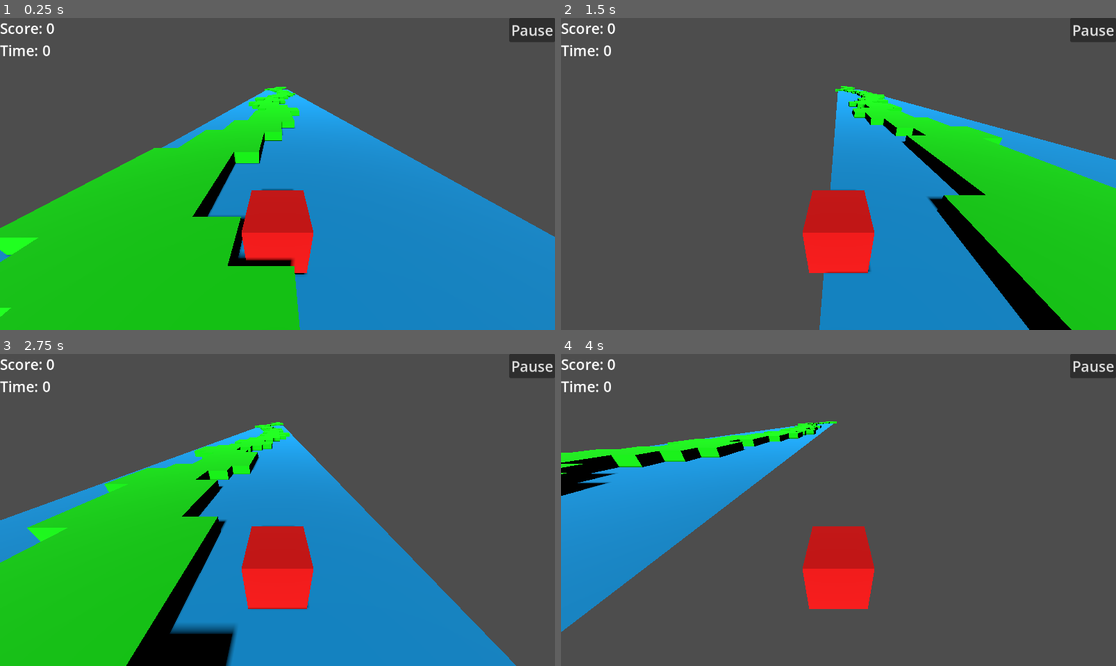
Above: before the commit, frames 1-4 (two rows, left to right).
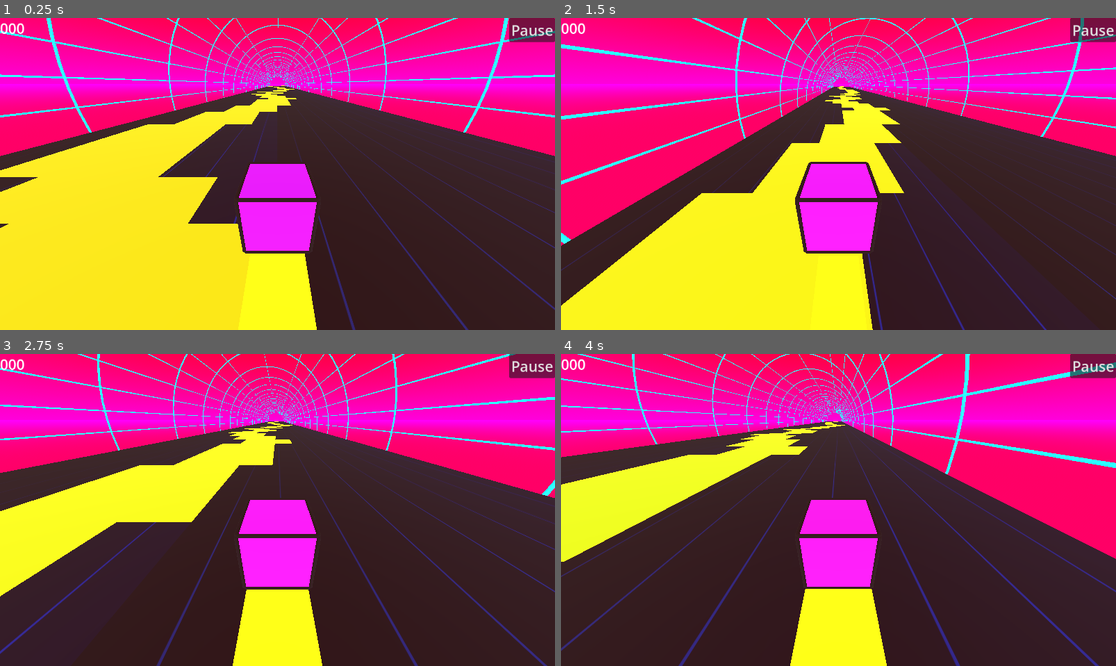
Above: after the commit, the same moments.

Repository: RajaUzaam/path
Game: Godot game, scene res://main.tscn
Two runs of this game, one before a commit and one after it. Both use one fixed random seed, a clock stepped at 60 frames per second and the inputs below.
Inputs (mouse positions are in pixels of both pictures, inside the frame that each line leads up to):
- Up to frame 1 (0.25 s): no input
- Up to frame 2 (1.5 s): tap Enter (ui_accept) at 0.5, 0.6, 0.77, 1.07, 1.35 s; move the mouse to (960, 158) at 0.52 s; hold D (right) 0.53-1.28 s; click (960, 158) at 0.67 s; move the mouse to (727, 189) at 1.27 s; hold A (left) from 1.28 s (still down)
- Up to frame 3 (2.75 s): tap Enter (ui_accept) at 1.52, 1.82, 2.1 s; move the mouse to (333, 441) at 2.02 s; release A (left) at 2.03 s; hold D (right) from 2.03 s (still down)
- Up to frame 4 (4 s): move the mouse to (810, 572) at 2.77 s; tap Enter (ui_accept) at 2.85, 3.02, 3.32, 3.6, 3.77 s; click (810, 572) at 2.92 s; move the mouse to (1005, 556) at 3.52 s; release D (right) at 3.53 s; hold A (left) from 3.53 s (still down)

The runs differ from the first frame. In frame 1, 100% of the frame differs, in the area x 0-100%, y 0-100%; in frame 2, 100%; in frame 3, 100%; in frame 4, 100%.

Commit message:
Designed

Diff:
--- /dev/null
+++ b/GV.gd
@@ -0,0 +1,3 @@
+extends Node
+
+var game_speed = 0.05
--- /dev/null
+++ b/border.gd
@@ -0,0 +1,17 @@
+extends StaticBody3D
+
+@export var pillar_scene: PackedScene
+@export var pillar_spacing: int = 5
+var current_position
+func _ready():
+	current_position = Vector3(-pillar_spacing, 0, 0)
+	for i in range(int(150/pillar_spacing)):
+		addPillar(true)
+
+
+func addPillar(gen: bool):
+	if gen:
+		current_position.x += pillar_spacing
+	var pillar = pillar_scene.instantiate()
+	add_child(pillar)
+	pillar.position = Vector3(current_position.x, current_position.y, current_position.z)
--- /dev/null
+++ b/border_pillar.gd
@@ -0,0 +1,8 @@
+extends MeshInstance3D
+
+
+func _process(delta):
+	position.x -= GV.game_speed
+	if position.x <= -get_parent().pillar_spacing:
+		get_parent().addPillar(false)
+		queue_free()
--- /dev/null
+++ b/border_pillar.tscn
@@ -0,0 +1,15 @@
+[gd_scene load_steps=4 format=3 uid="uid://2yr32c1glpkm"]
+
+[ext_resource type="Script" uid="uid://kbtqur1xag6n" path="res://border_pillar.gd" id="1_yru7l"]
+
+[sub_resource type="StandardMaterial3D" id="StandardMaterial3D_yru7l"]
+albedo_color = Color(0, 1, 1, 1)
+
+[sub_resource type="TorusMesh" id="TorusMesh_1bvp3"]
+material = SubResource("StandardMaterial3D_yru7l")
+inner_radius = 0.99
+
+[node name="Border" type="MeshInstance3D"]
+transform = Transform3D(-2.75382e-07, -6.3, 0, 6.3, -2.75382e-07, 0, 0, 0, 6.3, 0, 0, 0)
+mesh = SubResource("TorusMesh_1bvp3")
+script = ExtResource("1_yru7l")
--- /dev/null
+++ b/collision_detect.gd
@@ -0,0 +1,15 @@
+extends Area3D
+
+
+
+
+
+#func _on_body_entered(body):
+	#if body.name == "Plane":
+		#print("You Died!")
+#
+#
+#func _on_area_entered(area):
+	##print(area.name)
+	#if area.name == "DeathArea":
+		#print("You Died!")
--- /dev/null
+++ b/color_control.gd
@@ -0,0 +1,56 @@
+extends Node
+class_name ColorControl
+
+var start_color: Color = Color(0, 0, 0)
+var start_channel: String = "r"
+var start_direction: int = 1
+var step: float = 0.01
+
+var color: Color
+var channel: String
+var direction: int
+
+const COLOR_MAX: float = 0.8
+
+func _init(_color: Color = Color(0,0,0), _channel: String = "r", _dir: int = 1, _step: float = 0.01):
+	#start_color = _color
+	#start_channel = _channel
+	#start_direction = _dir
+
+	color = _color
+	channel = _channel
+	direction = _dir
+	step = _step
+#
+#func _process(delta: float) -> void:
+	#_cycle(step)
+
+func cycle(amount: float = step):
+	match channel:
+		"r":
+			color.r = clamp(color.r + amount * direction, 0.0, COLOR_MAX)
+			if color.r >= COLOR_MAX:
+				_switch_channel("b", -1)
+			elif color.r <= 0.0:
+				_switch_channel("b", 1) # FIX: go to b+, not g-
+
+		"g":
+			color.g = clamp(color.g + amount * direction, 0.0, COLOR_MAX)
+			if color.g >= COLOR_MAX:
+				_switch_channel("r", -1) # FIX: g+ leads to b+
+			elif color.g <= 0.0:
+				_switch_channel("r", 1) # FIX: g- leads to r-
+
+		"b":
+			color.b = clamp(color.b + amount * direction, 0.0, COLOR_MAX)
+			if color.b >= COLOR_MAX:
+				_switch_channel("g", -1)
+			elif color.b <= 0.0 and direction == -1:
+				_switch_channel("g", 1)
+
+func _switch_channel(new_channel: String, new_direction: int):
+	channel = new_channel
+	direction = new_direction
+
+func get_color() -> Color:
+	return color
--- a/cube.gd
+++ /dev/null
@@ -1,8 +0,0 @@
-extends Node3D
-
-
-func _process(delta):
-	position.x -= 0.125
-	if position.x < -10:
-		get_parent().addCube(false)
-		queue_free()
--- a/cube_mesh.tscn
+++ /dev/null
@@ -1,16 +0,0 @@
-[gd_scene load_steps=4 format=3 uid="uid://c44aqie5assm2"]
-
-[ext_resource type="Script" uid="uid://b7eggblnmtadv" path="res://cube.gd" id="1_c82ro"]
-
-[sub_resource type="StandardMaterial3D" id="StandardMaterial3D_c82ro"]
-albedo_color = Color(0, 1, 0, 1)
-
-[sub_resource type="BoxMesh" id="BoxMesh_vain7"]
-material = SubResource("StandardMaterial3D_c82ro")
-
-[node name="cube_mesh" type="Node3D"]
-script = ExtResource("1_c82ro")
-
-[node name="MeshInstance3D" type="MeshInstance3D" parent="."]
-transform = Transform3D(2.5, 0, 0, 0, 1, 0, 0, 0, 2.5, 0, 0, 0)
-mesh = SubResource("BoxMesh_vain7")
--- /dev/null
+++ b/death_area.gd
@@ -0,0 +1,6 @@
+extends Area3D
+
+
+#
+#func _on_body_shape_entered(body_rid, body, body_shape_index, local_shape_index):
+	#print("You Died!")
--- a/main.tscn
+++ b/main.tscn
@@ -1,20 +1,21 @@
-[gd_scene load_steps=11 format=3 uid="uid://bv51magwfwfsw"]
+[gd_scene load_steps=16 format=3 uid="uid://bv51magwfwfsw"]
 
-[ext_resource type="Script" uid="uid://b0hxy045671ag" path="res://player.gd" id="1_0xm2m"]
+[ext_resource type="PackedScene" uid="uid://bafx3lj7l7ovf" path="res://player.tscn" id="1_1bvp3"]
 [ext_resource type="PackedScene" uid="uid://ckm2pb6aj0od1" path="res://ui_scenes/game_ui.tscn" id="3_h2yge"]
 [ext_resource type="Script" uid="uid://bg1mp8w81rib1" path="res://path.gd" id="4_1bvp3"]
-[ext_resource type="PackedScene" uid="uid://c44aqie5assm2" path="res://cube_mesh.tscn" id="5_lquwl"]
-
-[sub_resource type="BoxShape3D" id="BoxShape3D_7dm0k"]
-
-[sub_resource type="StandardMaterial3D" id="StandardMaterial3D_ig7tw"]
-albedo_color = Color(1, 0, 0, 1)
-
-[sub_resource type="BoxMesh" id="BoxMesh_0xm2m"]
-material = SubResource("StandardMaterial3D_ig7tw")
+[ext_resource type="Texture2D" uid="uid://n28bbujpspko" path="res://matbgplane.jpg" id="5_5vw27"]
+[ext_resource type="PackedScene" uid="uid://2yr32c1glpkm" path="res://border_pillar.tscn" id="5_7mycd"]
+[ext_resource type="Script" uid="uid://bn2uukhjs286n" path="res://border.gd" id="5_272bh"]
+[ext_resource type="PackedScene" uid="uid://c44aqie5assm2" path="res://path_cube.tscn" id="5_lquwl"]
 
 [sub_resource type="StandardMaterial3D" id="StandardMaterial3D_1bvp3"]
-albedo_color = Color(0, 0.678431, 1, 1)
+albedo_texture = ExtResource("5_5vw27")
+albedo_texture_force_srgb = true
+emission_enabled = true
+emission = Color(0, 0, 1, 1)
+emission_energy_multiplier = 0.01
+uv1_scale = Vector3(0.1, 1, 1)
+uv1_triplanar = true
 
 [sub_resource type="PlaneMesh" id="PlaneMesh_7mycd"]
 material = SubResource("StandardMaterial3D_1bvp3")
@@ -22,29 +23,50 @@
 [sub_resource type="BoxShape3D" id="BoxShape3D_1bvp3"]
 size = Vector3(50, 0, 12)
 
+[sub_resource type="ProceduralSkyMaterial" id="ProceduralSkyMaterial_7mycd"]
+sky_top_color = Color(1, 0, 0, 1)
+sky_horizon_color = Color(1, 0, 0.74902, 1)
+ground_bottom_color = Color(1, 0, 0.313726, 1)
+ground_horizon_color = Color(1, 0, 1, 1)
+
+[sub_resource type="Sky" id="Sky_lquwl"]
+sky_material = SubResource("ProceduralSkyMaterial_7mycd")
+
+[sub_resource type="Environment" id="Environment_1bvp3"]
+background_mode = 2
+sky = SubResource("Sky_lquwl")
+ambient_light_source = 2
+ambient_light_color = Color(1, 1, 1, 1)
+tonemap_mode = 2
+
+[sub_resource type="StandardMaterial3D" id="StandardMaterial3D_7mycd"]
+albedo_color = Color(0, 1, 1, 1)
+
+[sub_resource type="CylinderMesh" id="CylinderMesh_7mycd"]
+material = SubResource("StandardMaterial3D_7mycd")
+top_radius = 0.02
+bottom_radius = 0.02
+height = 300.0
+
 [node name="Main" type="Node3D"]
 
-[node name="Player" type="CharacterBody3D" parent="."]
-transform = Transform3D(1, 0, 0, 0, 1, 0, 0, 0, 1, 0, 0.581358, 0)
-script = ExtResource("1_0xm2m")
-SPEED = 7.5
+[node name="Player" parent="." node_paths=PackedStringArray("trail", "path") instance=ExtResource("1_1bvp3")]
+transform = Transform3D(0.5, 0, 0, 0, 0.5, 0, 0, 0, 0.5, 0, 0.5, 0)
+trail = NodePath("../Trail")
+path = NodePath("../Path")
 
-[node name="CollisionShape3D" type="CollisionShape3D" parent="Player"]
-shape = SubResource("BoxShape3D_7dm0k")
-
-[node name="MeshInstance3D" type="MeshInstance3D" parent="Player"]
-mesh = SubResource("BoxMesh_0xm2m")
+[node name="Camera3D2" type="Camera3D" parent="Player"]
+transform = Transform3D(-6.18173e-08, 1.41421, -1.41421, 6.18173e-08, 1.41421, 1.41421, 2, 2.4869e-14, -8.74228e-08, -2.54128, 3.70277, 2.27374e-13)
+fov = 90.0
 
 [node name="Camera3D" type="Camera3D" parent="Player"]
-transform = Transform3D(-3.78552e-08, 0.5, -0.866025, 2.18557e-08, 0.866025, 0.5, 1, 1.95399e-14, -4.37114e-08, -1.96079, 2.28413, 2.27374e-13)
+transform = Transform3D(-3.78552e-08, 0.5, -0.866025, 2.18557e-08, 0.866025, 0.5, 1, 1.95399e-14, -4.37114e-08, -1.96079, 1.70277, 2.27374e-13)
+current = true
 fov = 90.0
 
 [node name="DirectionalLight3D" type="DirectionalLight3D" parent="."]
 transform = Transform3D(-4.37114e-08, 0.5, -0.866025, 0, 0.866025, 0.5, 1, 2.18557e-08, -3.78552e-08, -6, 4, 0)
-shadow_enabled = true
-
-[node name="testCamera" type="Camera3D" parent="."]
-transform = Transform3D(1, 0, 0, 0, -4.37114e-08, 1, 0, -1, -4.37114e-08, 0, 51.6702, 0)
+shadow_opacity = 0.4
 
 [node name="GameUI" parent="." instance=ExtResource("3_h2yge")]
 
@@ -55,14 +77,89 @@
 x_step_size = 1.0
 bump_corr_freq = 3
 start_x = -10.0
-plane = NodePath("../StaticBody3D/Plane")
+plane = NodePath("../Plane/Plane")
 
-[node name="StaticBody3D" type="StaticBody3D" parent="."]
+[node name="Trail" type="Node3D" parent="."]
 
-[node name="Plane" type="MeshInstance3D" parent="StaticBody3D"]
-transform = Transform3D(100, 0, 0, 0, 1, 0, 0, 0, 6, 0, 0, 0)
+[node name="Plane" type="StaticBody3D" parent="."]
+
+[node name="Plane" type="MeshInstance3D" parent="Plane"]
+transform = Transform3D(150, 0, 0, 0, 1, 0, 0, 0, 6, 0, 0, 0)
 mesh = SubResource("PlaneMesh_7mycd")
 skeleton = NodePath("")
 
-[node name="CollisionShape3D" type="CollisionShape3D" parent="StaticBody3D"]
+[node name="CollisionShape3D" type="CollisionShape3D" parent="Plane"]
 shape = SubResource("BoxShape3D_1bvp3")
+
+[node name="testCamera" type="Camera3D" parent="."]
+transform = Transform3D(1, 0, 0, 0, -4.37114e-08, 1, 0, -1, -4.37114e-08, 0, 51.6702, 0)
+
+[node name="WorldEnvironment" type="WorldEnvironment" parent="."]
+environment = SubResource("Environment_1bvp3")
+
+[node name="Border" type="StaticBody3D" parent="."]
+script = ExtResource("5_272bh")
+pillar_scene = ExtResource("5_7mycd")
+
+[node name="Border" parent="Border" instance=ExtResource("5_7mycd")]
+transform = Transform3D(-2.62268e-07, -6, 0, 6, -2.62268e-07, 0, 0, 0, 6, 0, 0, 0)
+
+[node name="Railing" type="MeshInstance3D" parent="Border"]
+transform = Transform3D(-4.37114e-08, 1, 0, -1, -4.37114e-08, 0, 0, 0, 1, 0, 0.75, 5.92757)
+mesh = SubResource("CylinderMesh_7mycd")
+
+[node name="Railing2" type="MeshInstance3D" parent="Border"]
+transform = Transform3D(-4.37114e-08, 1, 0, -1, -4.37114e-08, 0, 0, 0, 1, 0, 1.5, 5.78608)
+mesh = SubResource("CylinderMesh_7mycd")
+
+[node name="Railing3" type="MeshInstance3D" parent="Border"]
+transform = Transform3D(-4.37114e-08, 1, 0, -1, -4.37114e-08, 0, 0, 0, 1, 0, 2.25, 5.53217)
+mesh = SubResource("CylinderMesh_7mycd")
+
+[node name="Railing4" type="MeshInstance3D" parent="Border"]
+transform = Transform3D(-4.37114e-08, 1, 0, -1, -4.37114e-08, 0, 0, 0, 1, 0, 3, 5.16188)
+mesh = SubResource("CylinderMesh_7mycd")
+
+[node name="Railing5" type="MeshInstance3D" parent="Border"]
+transform = Transform3D(-4.37114e-08, 1, 0, -1, -4.37114e-08, 0, 0, 0, 1, 0, 3.75, 4.64576)
+mesh = SubResource("CylinderMesh_7mycd")
+
+[node name="Railing6" type="MeshInstance3D" parent="Border"]
+transform = Transform3D(-4.37114e-08, 1, 0, -1, -4.37114e-08, 0, 0, 0, 1, 0, 4.5, 3.86362)
+mesh = SubResource("CylinderMesh_7mycd")
+
+[node name="Railing7" type="MeshInstance3D" parent="Border"]
+transform = Transform3D(-4.37114e-08, 1, 0, -1, -4.37114e-08, 0, 0, 0, 1, 0, 5.25, 2.8478)
+mesh = SubResource("CylinderMesh_7mycd")
+
+[node name="Railing8" type="MeshInstance3D" parent="Border"]
+transform = Transform3D(-4.37114e-08, 1, 0, -1, -4.37114e-08, 0, 0, 0, 1, 0, 6, 0.046)
+mesh = SubResource("CylinderMesh_7mycd")
+
+[node name="Railing9" type="MeshInstance3D" parent="Border"]
+transform = Transform3D(-4.37114e-08, 1, 0, -1, -4.37114e-08, 0, 0, 0, 1, 0, 0.75, -5.928)
+mesh = SubResource("CylinderMesh_7mycd")
+
+[node name="Railing10" type="MeshInstance3D" parent="Border"]
+transform = Transform3D(-4.37114e-08, 1, 0, -1, -4.37114e-08, 0, 0, 0, 1, 0, 1.5, -5.786)
+mesh = SubResource("CylinderMesh_7mycd")
+
+[node name="Railing11" type="MeshInstance3D" parent="Border"]
+transform = Transform3D(-4.37114e-08, 1, 0, -1, -4.37114e-08, 0, 0, 0, 1, 0, 2.25, -5.532)
+mesh = SubResource("CylinderMesh_7mycd")
+
+[node name="Railing12" type="MeshInstance3D" parent="Border"]
+transform = Transform3D(-4.37114e-08, 1, 0, -1, -4.37114e-08, 0, 0, 0, 1, 0, 3, -5.162)
+mesh = SubResource("CylinderMesh_7mycd")
+
+[node name="Railing13" type="MeshInstance3D" parent="Border"]
+transform = Transform3D(-4.37114e-08, 1, 0, -1, -4.37114e-08, 0, 0, 0, 1, 0, 3.75, -4.646)
+mesh = SubResource("CylinderMesh_7mycd")
+
+[node name="Railing14" type="MeshInstance3D" parent="Border"]
+transform = Transform3D(-4.37114e-08, 1, 0, -1, -4.37114e-08, 0, 0, 0, 1, 0, 4.5, -3.864)
+mesh = SubResource("CylinderMesh_7mycd")
+
+[node name="Railing15" type="MeshInstance3D" parent="Border"]
+transform = Transform3D(-4.37114e-08, 1, 0, -1, -4.37114e-08, 0, 0, 0, 1, 0, 5.25, -2.848)
+mesh = SubResource("CylinderMesh_7mycd")
--- a/path.gd
+++ b/path.gd
@@ -10,9 +10,13 @@
 var bump_flag: int = 0
 var corr_count = 0
 var current_position
+@export var tile_rgb: ColorControl
+
 
 func _ready():
-	current_position = Vector3(start_x, 0, 0)
+	tile_rgb = ColorControl.new(Color(0, 1, 0), "b", 1, 0.02)
+
+	current_position = Vector3(start_x, 0.001, 0)
 	randomize()
 
 	for i in range(number_of_cubes):
@@ -21,22 +25,24 @@
 	var cube = cube_scene.instantiate()
 	add_child(cube)
 	current_position = newRandPos(current_position)
+	tile_rgb.cycle()
 	cube.position = current_position
+	cube.setColor(tile_rgb.get_color())
 	if gen:
 		current_position.x += x_step_size
 
 func newRandPos(currPos):
 	var randPos = currPos
-	var randi = randi_range(1, 2)
+	var randz = randi_range(1, 2)
 	if bump_flag != 0:
 		randPos = fixBump(randPos)
 		return randPos
-	if currPos.z >= plane.scale.z:
+	if currPos.z >= plane.scale.z-1:
 		bump_flag = 1
-	elif currPos.z <= -plane.scale.z:
+	elif currPos.z <= -plane.scale.z+1:
 		bump_flag = -1
 	else:
-		match randi:
+		match randz:
 			1: randPos.z += z_step_size
 			2: randPos.z -= z_step_size
 	return randPos
--- /dev/null
+++ b/path_cube.gd
@@ -0,0 +1,24 @@
+extends Area3D
+
+@onready var plane_path: MeshInstance3D = $planePath
+
+func setColor(color: Color):
+	var mat := plane_path.get_active_material(0) # safer than surface_get_material
+	mat.albedo_color = color
+
+func _process(delta):
+	position.x -= GV.game_speed
+	if position.x <= -10:
+		get_parent().addCube(false)
+		queue_free()
+
+#func _on_body_shape_entered(body_rid, body, body_shape_index, local_shape_index):
+	#pass
+#
+#
+#func _on_body_shape_exited(body_rid, body, body_shape_index, local_shape_index):
+	#print("Death!")
+
+
+#func _on_body_shape_entered(body_rid, body, body_shape_index, local_shape_index):
+	#print(body.name)
--- /dev/null
+++ b/path_cube.tres
@@ -0,0 +1,5 @@
+[gd_resource type="StandardMaterial3D" format=3 uid="uid://dmtcf4d0oo8gy"]
+
+[resource]
+albedo_color = Color(0, 1, 0, 1)
+backlight = Color(1, 1, 1, 1)
--- /dev/null
+++ b/path_cube.tscn
@@ -0,0 +1,36 @@
+[gd_scene load_steps=7 format=3 uid="uid://c44aqie5assm2"]
+
+[ext_resource type="Script" uid="uid://b7eggblnmtadv" path="res://path_cube.gd" id="1_c82ro"]
+[ext_resource type="Material" uid="uid://dmtcf4d0oo8gy" path="res://path_cube.tres" id="2_bytmj"]
+[ext_resource type="Script" uid="uid://d15f0jmxlrknw" path="res://death_area.gd" id="3_b8rsb"]
+
+[sub_resource type="PlaneMesh" id="PlaneMesh_b8rsb"]
+material = ExtResource("2_bytmj")
+
+[sub_resource type="BoxShape3D" id="BoxShape3D_0yogg"]
+size = Vector3(2, 0, 2)
+
+[sub_resource type="BoxShape3D" id="BoxShape3D_b8rsb"]
+size = Vector3(2, 0, 2)
+
+[node name="pathCube" type="Area3D"]
+script = ExtResource("1_c82ro")
+
+[node name="planePath" type="MeshInstance3D" parent="."]
+mesh = SubResource("PlaneMesh_b8rsb")
+
+[node name="CollisionShape3D" type="CollisionShape3D" parent="."]
+shape = SubResource("BoxShape3D_0yogg")
+
+[node name="DeathArea" type="Area3D" parent="."]
+script = ExtResource("3_b8rsb")
+
+[node name="CollisionShape3D" type="CollisionShape3D" parent="DeathArea"]
+transform = Transform3D(1, 0, 0, 0, 1, 0, 0, 0, 1, 0, 0, 2)
+shape = SubResource("BoxShape3D_b8rsb")
+
+[node name="CollisionShape3D2" type="CollisionShape3D" parent="DeathArea"]
+transform = Transform3D(1, 0, 0, 0, 1, 0, 0, 0, 1, 0, 0, -2)
+shape = SubResource("BoxShape3D_b8rsb")
+
+[connection signal="body_shape_entered" from="." to="." method="_on_body_shape_entered"]
--- a/player.gd
+++ b/player.gd
@@ -3,8 +3,16 @@
 
 @export var SPEED: float = 5.0
 @export var JUMP_VELOCITY: float = 4.5
+@export var trailCube: PackedScene
+@export var trail: Node3D
+@onready var mesh: MeshInstance3D = $MeshInstances/cubeMesh
+@export var path: Node3D
 var mouse_captured = false
+var cube_color: Color
 
+
+#func _ready():
+	#cube_color = ColorControl.new(Color(1, 0, 0), 'g', 1, 0.001)
 
 #func _physics_process(delta):
 	#if not is_on_floor():
@@ -22,16 +30,24 @@
 	#move_and_slide()
 
 func _physics_process(delta):
+	#print(path.tile_rgb)
+
 	if not is_on_floor():
 		velocity += get_gravity() * delta
+
+	changeColor()
+	addTrail()
 
 	if !mouse_captured:
 		return
 
+	if Input.is_action_just_pressed("ui_accept") and is_on_floor():
+		velocity.y = JUMP_VELOCITY
+
 	var mouse_pos = get_viewport().get_mouse_position()
 	var screen_width = get_viewport().size.x
 
-	var scale = 0.025
+	var scale = 0.01
 	var offset = (mouse_pos.x - screen_width / 2.0) * scale
 
 	var pos = global_position
@@ -40,6 +56,18 @@
 
 	move_and_slide()
 
+func changeColor():
+	var mat := mesh.get_active_material(0)
+	var tile_color: Color = path.tile_rgb.get_color()
+	cube_color = Color(tile_color.g, tile_color.b, tile_color.r)
+	mat.albedo_color = cube_color
+
+func addTrail():
+	var cube = trailCube.instantiate()
+	trail.add_child(cube)
+	cube.position = Vector3(position.x, 0.002, position.z)
+	cube.scale = self.scale/2
+
 func _input(event):
 	if Input.is_mouse_button_pressed(MOUSE_BUTTON_LEFT):
 		Input.mouse_mode = Input.MOUSE_MODE_HIDDEN
--- /dev/null
+++ b/player.tscn
@@ -0,0 +1,108 @@
+[gd_scene load_steps=10 format=3 uid="uid://bafx3lj7l7ovf"]
+
+[ext_resource type="Script" uid="uid://b0hxy045671ag" path="res://player.gd" id="1_4flbx"]
+[ext_resource type="PackedScene" uid="uid://b8pjvp3w6jyjm" path="res://trail_cube.tscn" id="2_onrkg"]
+[ext_resource type="Script" uid="uid://dmxj8r336o7nd" path="res://collision_detect.gd" id="3_i3pqv"]
+
+[sub_resource type="BoxShape3D" id="BoxShape3D_7dm0k"]
+
+[sub_resource type="BoxShape3D" id="BoxShape3D_i3pqv"]
+
+[sub_resource type="StandardMaterial3D" id="StandardMaterial3D_ig7tw"]
+albedo_color = Color(1, 0, 0, 1)
+
+[sub_resource type="BoxMesh" id="BoxMesh_0xm2m"]
+material = SubResource("StandardMaterial3D_ig7tw")
+
+[sub_resource type="StandardMaterial3D" id="StandardMaterial3D_i3pqv"]
+albedo_color = Color(0, 0, 0, 1)
+
+[sub_resource type="CapsuleMesh" id="CapsuleMesh_hqtel"]
+material = SubResource("StandardMaterial3D_i3pqv")
+radius = 0.025
+height = 1.0
+
+[node name="Player" type="CharacterBody3D"]
+script = ExtResource("1_4flbx")
+SPEED = 7.5
+trailCube = ExtResource("2_onrkg")
+
+[node name="CollisionShape3D" type="CollisionShape3D" parent="."]
+shape = SubResource("BoxShape3D_7dm0k")
+
+[node name="CollisionDetect" type="Area3D" parent="."]
+script = ExtResource("3_i3pqv")
+
+[node name="CollisionShape3D" type="CollisionShape3D" parent="CollisionDetect"]
+shape = SubResource("BoxShape3D_i3pqv")
+
+[node name="MeshInstances" type="Node3D" parent="."]
+
+[node name="cubeMesh" type="MeshInstance3D" parent="MeshInstances"]
+mesh = SubResource("BoxMesh_0xm2m")
+skeleton = NodePath("../..")
+
+[node name="Edges" type="Node3D" parent="MeshInstances"]
+
+[node name="Edge" type="MeshInstance3D" parent="MeshInstances/Edges"]
+transform = Transform3D(1, 0, 0, 0, 1, 0, 0, 0, 1, 0.5, 0, 0.5)
+mesh = SubResource("CapsuleMesh_hqtel")
+skeleton = NodePath("../..")
+
+[node name="Edge2" type="MeshInstance3D" parent="MeshInstances/Edges"]
+transform = Transform3D(1, 0, 0, 0, 1, 0, 0, 0, 1, -0.5, 0, 0.5)
+mesh = SubResource("CapsuleMesh_hqtel")
+skeleton = NodePath("../..")
+
+[node name="Edge3" type="MeshInstance3D" parent="MeshInstances/Edges"]
+transform = Transform3D(1, 0, 0, 0, 1, 0, 0, 0, 1, -0.5, 0, -0.5)
+mesh = SubResource("CapsuleMesh_hqtel")
+skeleton = NodePath("../..")
+
+[node name="Edge4" type="MeshInstance3D" parent="MeshInstances/Edges"]
+transform = Transform3D(1, 0, 0, 0, 1, 0, 0, 0, 1, 0.5, 0, -0.5)
+mesh = SubResource("CapsuleMesh_hqtel")
+skeleton = NodePath("../..")
+
+[node name="Edge5" type="MeshInstance3D" parent="MeshInstances/Edges"]
+transform = Transform3D(-4.37114e-08, -1, 0, 1, -4.37114e-08, 0, 0, 0, 1, 0, 0.5, -0.5)
+mesh = SubResource("CapsuleMesh_hqtel")
+skeleton = NodePath("../..")
+
+[node name="Edge6" type="MeshInstance3D" parent="MeshInstances/Edges"]
+transform = Transform3D(-4.37114e-08, -1, 0, 1, -4.37114e-08, 0, 0, 0, 1, 0, 0.5, 0.5)
+mesh = SubResource("CapsuleMesh_hqtel")
+skeleton = NodePath("../..")
+
+[node name="Edge7" type="MeshInstance3D" parent="MeshInstances/Edges"]
+transform = Transform3D(-4.37114e-08, -1, 0, 1, -4.37114e-08, 0, 0, 0, 1, 0, -0.5, 0.5)
+mesh = SubResource("CapsuleMesh_hqtel")
+skeleton = NodePath("../..")
+
+[node name="Edge8" type="MeshInstance3D" parent="MeshInstances/Edges"]
+transform = Transform3D(-4.37114e-08, -1, 0, 1, -4.37114e-08, 0, 0, 0, 1, 0, -0.5, -0.5)
+mesh = SubResource("CapsuleMesh_hqtel")
+skeleton = NodePath("../..")
+
+[node name="Edge9" type="MeshInstance3D" parent="MeshInstances/Edges"]
+transform = Transform3D(1, 0, 0, 0, -4.37114e-08, -1, 0, 1, -4.37114e-08, 0.5, 0.5, 0)
+mesh = SubResource("CapsuleMesh_hqtel")
+skeleton = NodePath("../..")
+
+[node name="Edge10" type="MeshInstance3D" parent="MeshInstances/Edges"]
+transform = Transform3D(1, 0, 0, 0, -4.37114e-08, -1, 0, 1, -4.37114e-08, -0.5, 0.5, 0)
+mesh = SubResource("CapsuleMesh_hqtel")
+skeleton = NodePath("../..")
+
+[node name="Edge11" type="MeshInstance3D" parent="MeshInstances/Edges"]
+transform = Transform3D(1, 0, 0, 0, -4.37114e-08, -1, 0, 1, -4.37114e-08, -0.5, -0.5, 0)
+mesh = SubResource("CapsuleMesh_hqtel")
+skeleton = NodePath("../..")
+
+[node name="Edge12" type="MeshInstance3D" parent="MeshInstances/Edges"]
+transform = Transform3D(1, 0, 0, 0, -4.37114e-08, -1, 0, 1, -4.37114e-08, 0.5, -0.5, 0)
+mesh = SubResource("CapsuleMesh_hqtel")
+skeleton = NodePath("../..")
+
+[connection signal="area_entered" from="CollisionDetect" to="CollisionDetect" method="_on_area_entered"]
+[connection signal="body_entered" from="CollisionDetect" to="CollisionDetect" method="_on_body_entered"]
--- a/project.godot
+++ b/project.godot
@@ -15,6 +15,10 @@
 config/features=PackedStringArray("4.4", "Mobile")
 config/icon="res://icon.svg"
 
+[autoload]
+
+GV="*res://GV.gd"
+
 [input]
 
 left={
--- /dev/null
+++ b/trail_cube.gd
@@ -0,0 +1,6 @@
+extends MeshInstance3D
+
+func _process(delta):
+	position.x -= GV.game_speed
+	if position.x <= -10:
+		queue_free()
--- /dev/null
+++ b/trail_cube.tscn
@@ -0,0 +1,14 @@
+[gd_scene load_steps=4 format=3 uid="uid://b8pjvp3w6jyjm"]
+
+[ext_resource type="Script" uid="uid://da5wspo5r36iw" path="res://trail_cube.gd" id="1_rtijq"]
+
+[sub_resource type="StandardMaterial3D" id="StandardMaterial3D_rtijq"]
+albedo_color = Color(1, 1, 0, 1)
+
+[sub_resource type="PlaneMesh" id="PlaneMesh_f0a6p"]
+material = SubResource("StandardMaterial3D_rtijq")
+
+[node name="trailCube" type="MeshInstance3D"]
+transform = Transform3D(0.5, 0, 0, 0, 0.5, 0, 0, 0, 0.5, 0, 0, 0)
+mesh = SubResource("PlaneMesh_f0a6p")
+script = ExtResource("1_rtijq")
--- a/ui_scenes/game_ui.tscn
+++ b/ui_scenes/game_ui.tscn
@@ -27,9 +27,4 @@
 [node name="Label" type="Label" parent="VBoxContainer"]
 layout_mode = 2
 theme_override_font_sizes/font_size = 30
-text = "Score: 0"
-
-[node name="Label2" type="Label" parent="VBoxContainer"]
-layout_mode = 2
-theme_override_font_sizes/font_size = 30
-text = "Time: 0"
+text = "000"
Not shown, added: GV.gd.uid
Not shown, added: border.gd.uid
Not shown, added: border_pillar.gd.uid
Not shown, added: collision_detect.gd.uid
Not shown, added: color_control.gd.uid
Not shown, added: death_area.gd.uid
Binary file added: matbgplane.jpg
Not shown, added: matbgplane.jpg.import
Renamed: cube.gd.uid -> path_cube.gd.uid
Not shown, added: trail_cube.gd.uid
Binary file added: ui_scenes/matbgplane.jpg
Not shown, added: ui_scenes/matbgplane.jpg.import
(and 4 more such lines)
